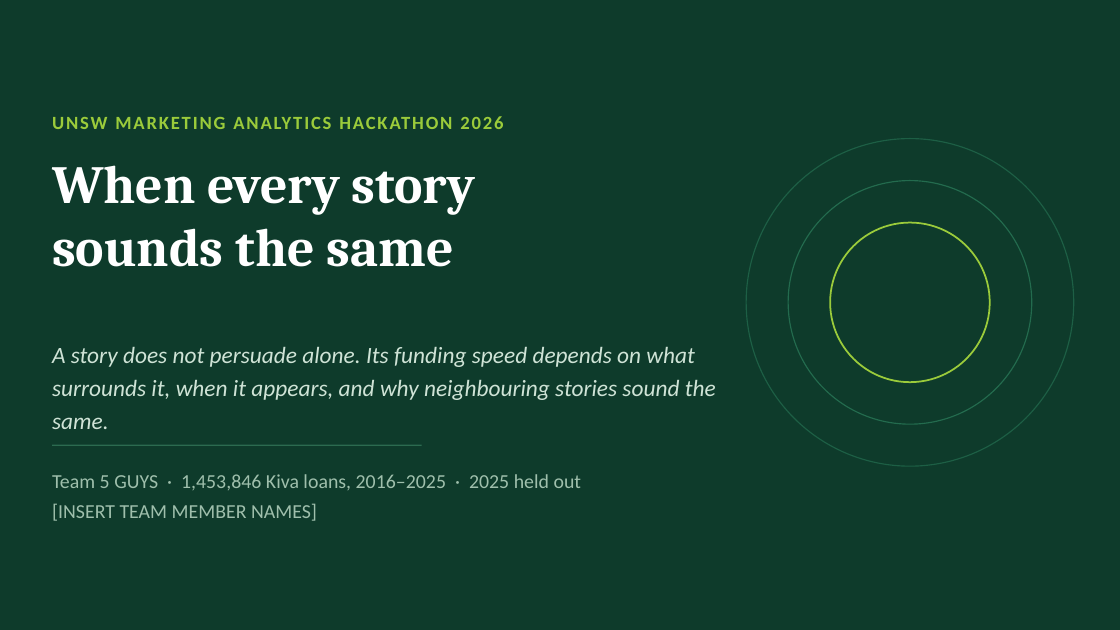
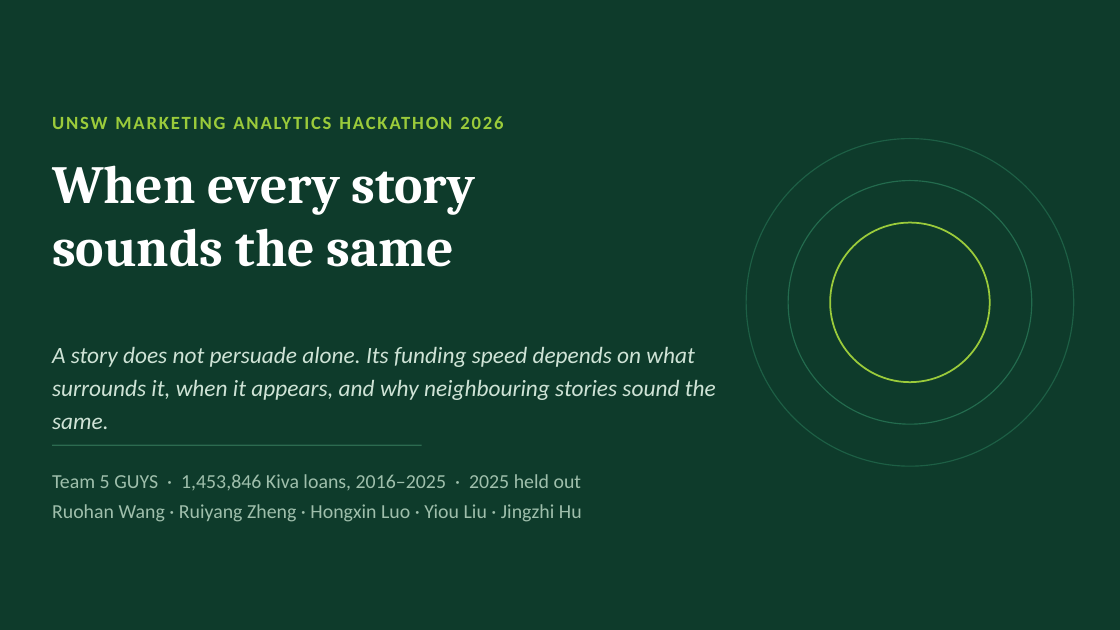
Before and after one commit to Bella10142003/kiva-narrative-saturation, a slide deck: slide 1 of 5_最终交付包/When_Every_Story_Sounds_The_Same v3.0.pptx. Drawn at 1120x630 pixels with LibreOffice and Linux fonts; fonts in the diff are those of the drawing. Boxes give left, top, right and bottom in pixels: in the first picture for what was removed or moved away, otherwise in the second. Text is boxed around its words. In the diff, an @@ line names an element or a change of style, - is before the commit and + after.

```diff
--- a/5_最终交付包/When_Every_Story_Sounds_The_Same v3.0.pptx
+++ b/5_最终交付包/When_Every_Story_Sounds_The_Same v3.0.pptx
@@ text at box(52, 504, 582, 522): text changed @@
-[INSERT TEAM MEMBER NAMES]
+Ruohan Wang · Ruiyang Zheng · Hongxin Luo · Yiou Liu · Jingzhi Hu
```
Also in this commit, not shown: 13 other files.
